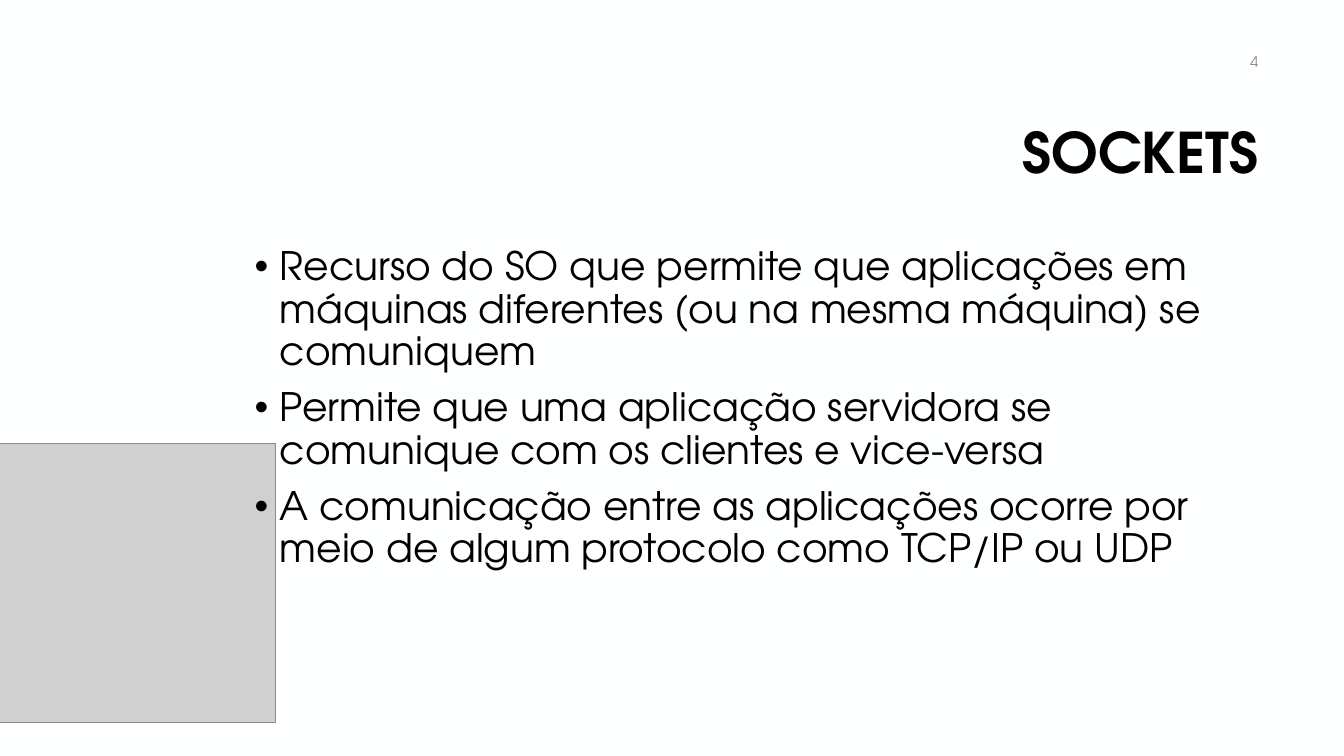
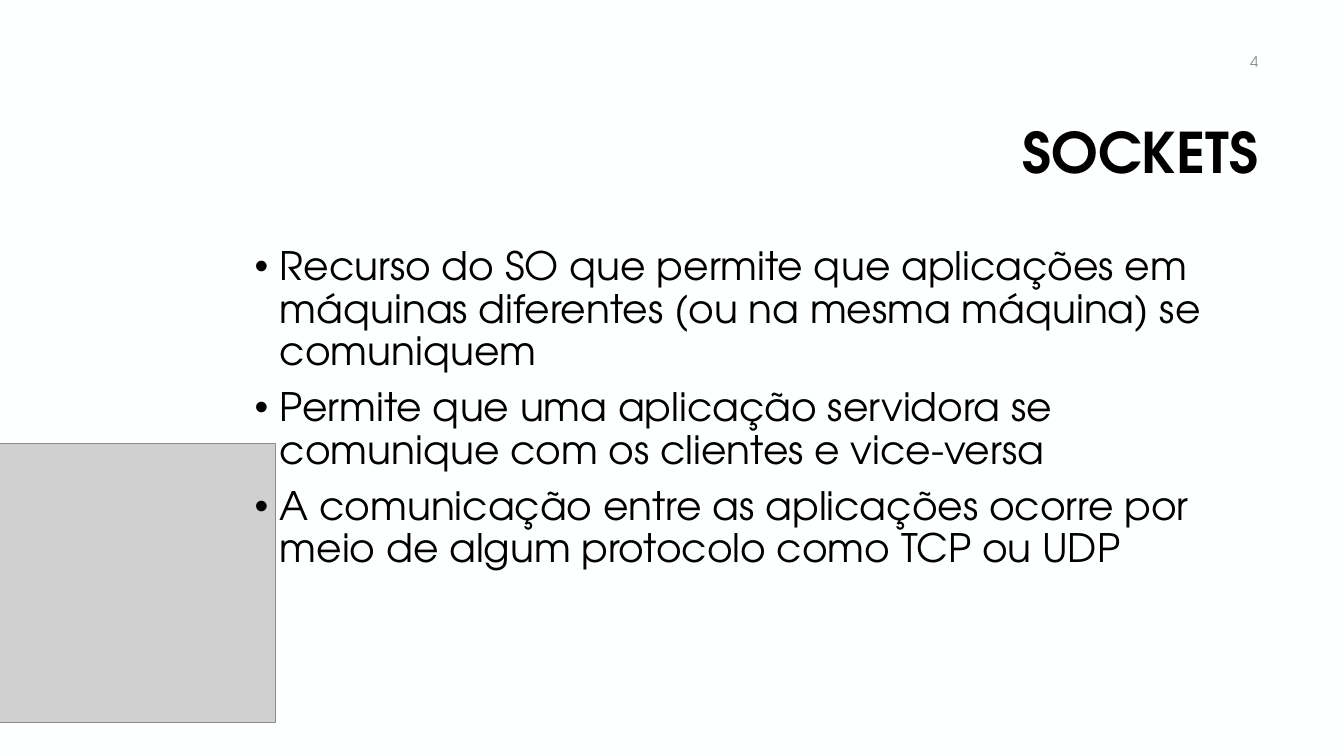
Before and after one commit to manoelcampos/sd-java-socket-chat, a slide deck: slide 4 of chat-sockets.pptx. Drawn at 1344x756 pixels with LibreOffice and Linux fonts; fonts in the diff are those of the drawing; grey boxes stand for pictures; background and template pictures are left out. Boxes give left, top, right and bottom in pixels: in the first picture for what was removed or moved away, otherwise in the second. Text is boxed around its words. In the diff, an @@ line names an element or a change of style, - is before the commit and + after.

Commit message:
Atualiza apresentação chat sockets

```diff
--- a/chat-sockets.pptx
+++ b/chat-sockets.pptx
@@ text at [280, 491, 1188, 571]: text changed @@
-• A comunicação entre as aplicações ocorre por meio de algum protocolo como TCP/IP ou UDP
+• A comunicação entre as aplicações ocorre por meio de algum protocolo como TCP ou UDP
```
Also in this commit, not shown: 4 other slides changed.
